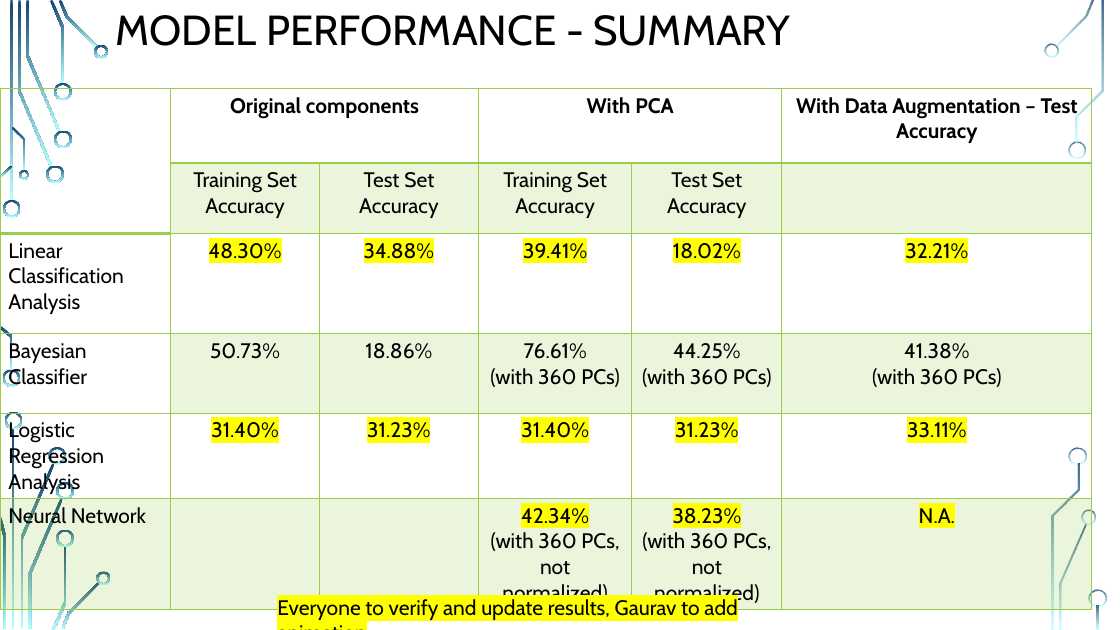
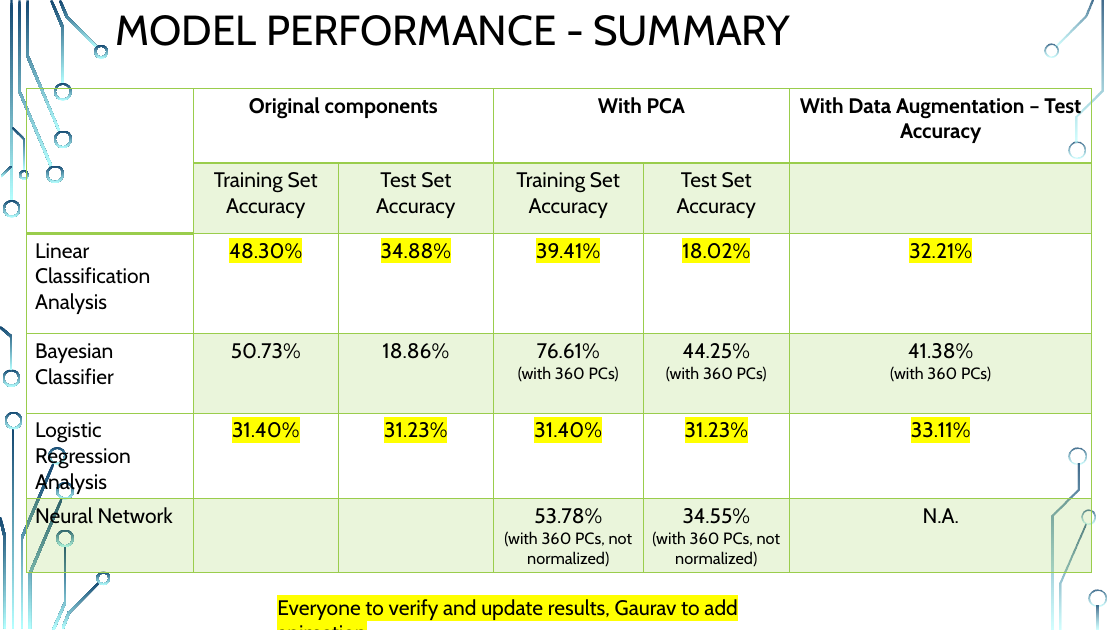
Before and after one commit to MR-KHILADI/Facial-Expression-Recognition, a slide deck: slide 14 of Final Project 04082019.pptx. Drawn at 1120x630 pixels with LibreOffice and Linux fonts; fonts in the diff are those of the drawing; background and template pictures are left out. Boxes give left, top, right and bottom in pixels: in the first picture for what was removed or moved away, otherwise in the second. Text is boxed around its words. In the diff, an @@ line names an element or a change of style, - is before the commit and + after.

```diff
--- a/Final Project 04082019.pptx
+++ b/Final Project 04082019.pptx
@@ table at box(27, 89, 1092, 571) @@
-row 6, column 4: 42.34% / (with 360 PCs, not normalized)
+row 6, column 4: 53.78% / (with 360 PCs, not normalized)
-row 6, column 5: 38.23% / (with 360 PCs, not normalized)
+row 6, column 5: 34.55% / (with 360 PCs, not normalized)
@@ size 18 to 14 pt in "(with 360 PCs)", "(with 360 PCs)", "(with 360 PCs)" @@
@@ highlight #FFFF00 to none in "N.A." @@
@@ table: place and size @@
-table at box(0, 89, 1092, 610)
+table at box(27, 89, 1092, 571)
```
Also in this commit, not shown: 3 other slides changed.
